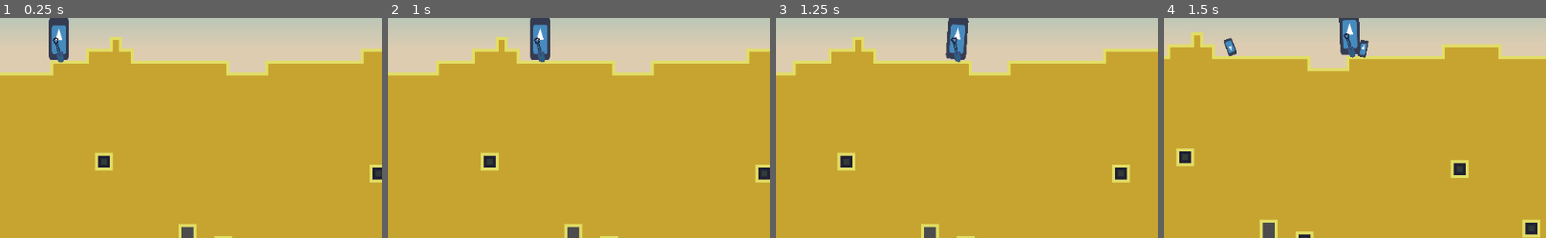
Above: before the commit, frames 1-4 (left to right).
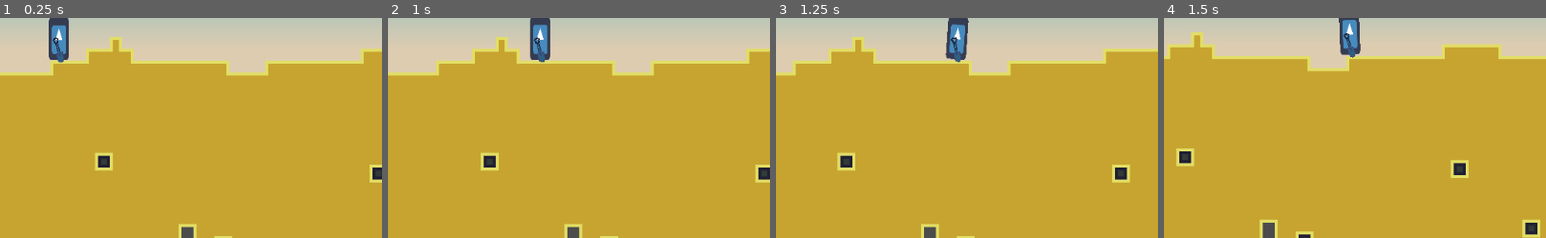
Above: after the commit, the same moments.

Repository: Eptwalabha/ld48
Game: Godot game, scene res://scenes/levels/map/CompetitionLevel.tscn
The game is run twice, just before and just after one commit, with the same random seed, the same clock (stepped at 60 frames per second) and the same inputs. The engine's default icon, where the game draws it, is replaced by a stand-in: a white triangle on a blue panel in a dark square.
Inputs (mouse positions are % of the whole screen's width and height, from its top left):
- Up to frame 1 (0.25 s): no input
- Up to frame 2 (1 s): tap Enter at 0.5 s; move the mouse to (72, 44) at 0.52 s; hold Right (move_right) from 0.53 s (still down); hold E (action) from 0.53 s (still down); tap Space (move_jump) at 0.77 s
- Up to frame 3 (1.25 s): keep holding Right (move_right); keep holding E (action)
- Up to frame 4 (1.5 s): keep holding Right (move_right); move the mouse to (30, 54) at 1.27 s; release E (action) at 1.28 s; tap E (action) at 1.35 s
The pictures show only the part of the screen within x 42-92%, y 50-100%; the shares and areas given below are measured in that part.

Frames 1-3 are identical in both runs. In frame 4, 0.4% of the frame differs, in the area x 15-54%, y 9-19%.

Commit message:
add debug

Diff:
--- a/scenes/game-autoload.gd
+++ b/scenes/game-autoload.gd
@@ -1,4 +1,6 @@
 extends Node
+
+var DEBUG = true
 
 enum BLOCK_TYPE {
 	SAND = 6,
@@ -19,15 +21,15 @@
 	SUPER,
 }
 
-var is_shovel_unlocked = true
-var is_bucket_unlocked = true
-var is_explosive_unlocked = true
+var is_shovel_unlocked = false
+var is_bucket_unlocked = false
+var is_explosive_unlocked = false
 
 var player_money = 0
 var player_tools = {
-	"shovel": TOOL_QUALITY.SUPER,
-	"bucket": TOOL_QUALITY.NICE,
-	"explosive": 100
+	"shovel": TOOL_QUALITY.BASIC,
+	"bucket": TOOL_QUALITY.BASIC,
+	"explosive": 0
 }
 
 var shop = {
--- a/scenes/levels/map/CompetitionLevel.gd
+++ b/scenes/levels/map/CompetitionLevel.gd
@@ -31,8 +31,10 @@
 	game_timer_label.hide()
 
 func start() -> void:
-#	startup_timer.start(1.0)
-	start_competition() # TODO remove
+	if GameAutoload.DEBUG:
+		start_competition() # TODO remove
+	else:
+		startup_timer.start(1.0)
 
 func start_competition() -> void:
 	game_start = true
